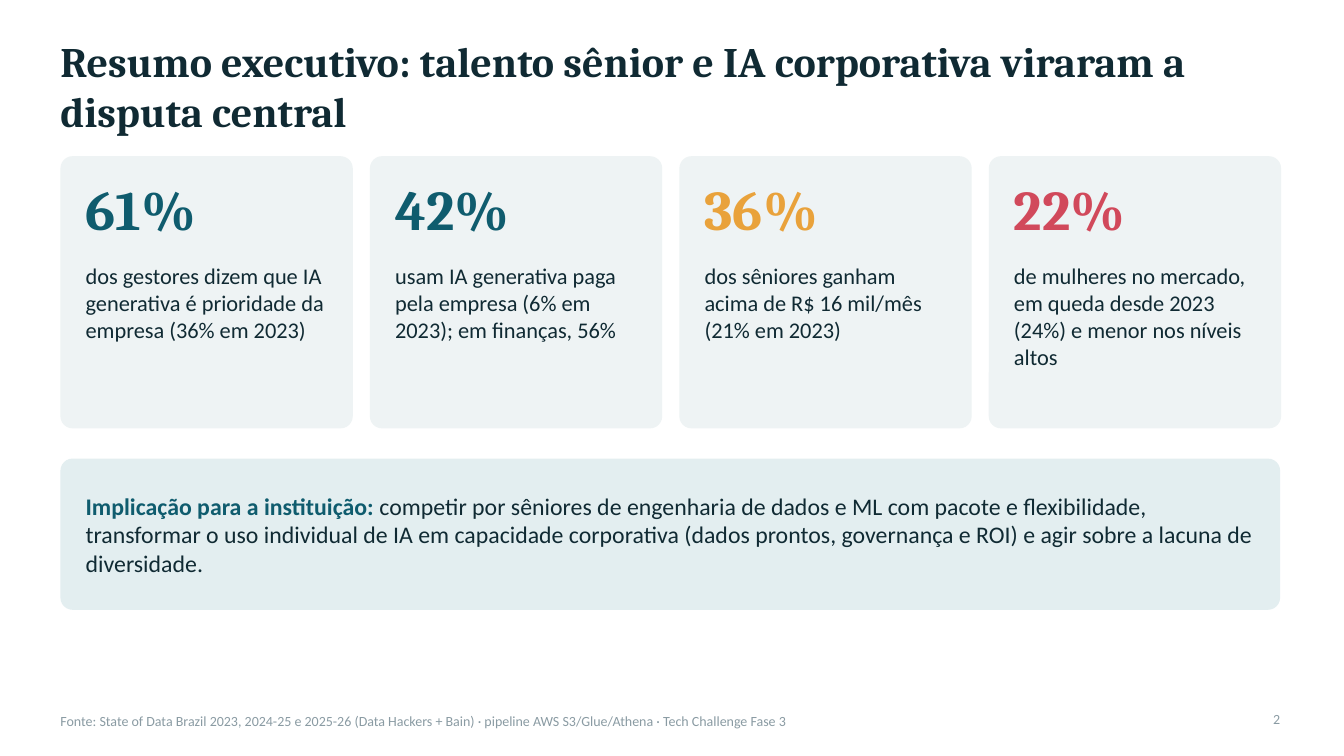
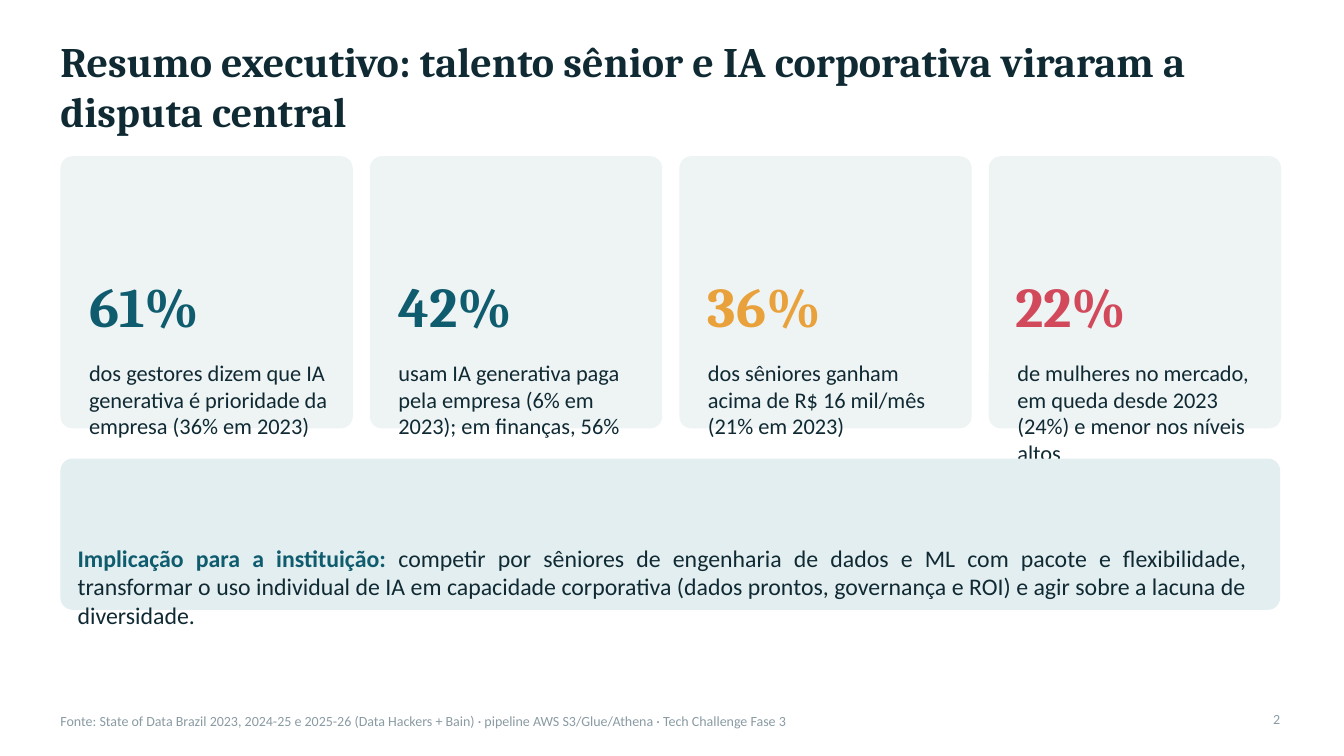
Before and after one commit to lguilherme09/Tech-Challenge-3-FIAP-, a slide deck: slide 2 of docs/Tech_Challenge_Fase3_Apresentacao.pptx. Drawn at 1344x756 pixels with LibreOffice and Linux fonts; fonts in the diff are those of the drawing. Boxes give left, top, right and bottom in pixels: in the first picture for what was removed or moved away, otherwise in the second. Text is boxed around its words. In the diff, an @@ line names an element or a change of style, - is before the commit and + after.

```diff
--- a/docs/Tech_Challenge_Fase3_Apresentacao.pptx
+++ b/docs/Tech_Challenge_Fase3_Apresentacao.pptx
@@ text "22%": place and size @@
-text "22%" at bbox=[1014, 192, 1125, 232]
+text "22%" at bbox=[1015, 289, 1126, 329]
@@ 7 texts: place and size @@
-7 texts at bbox=[86, 192, 1245, 365]
+7 texts at bbox=[89, 289, 1249, 459]
@@ text "Implicação para a instituição: competir ...": place and size @@
-text "Implicação para a instituição: competir ..." at bbox=[86, 498, 1251, 572]
+text "Implicação para a instituição: competir ..." at bbox=[78, 550, 1246, 624]
@@ text "Implicação para a instituição: competir ..." at bbox=[78, 550, 1246, 624]: alignment left to justified @@
```
Also in this commit, not shown: 15 other slides changed, 3 other files.
